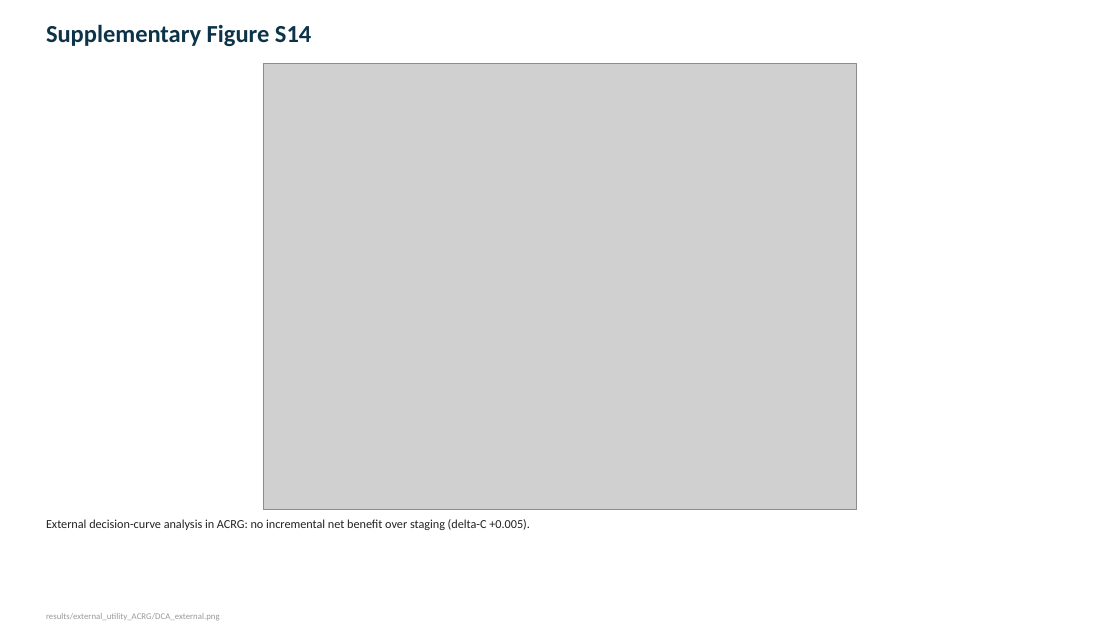
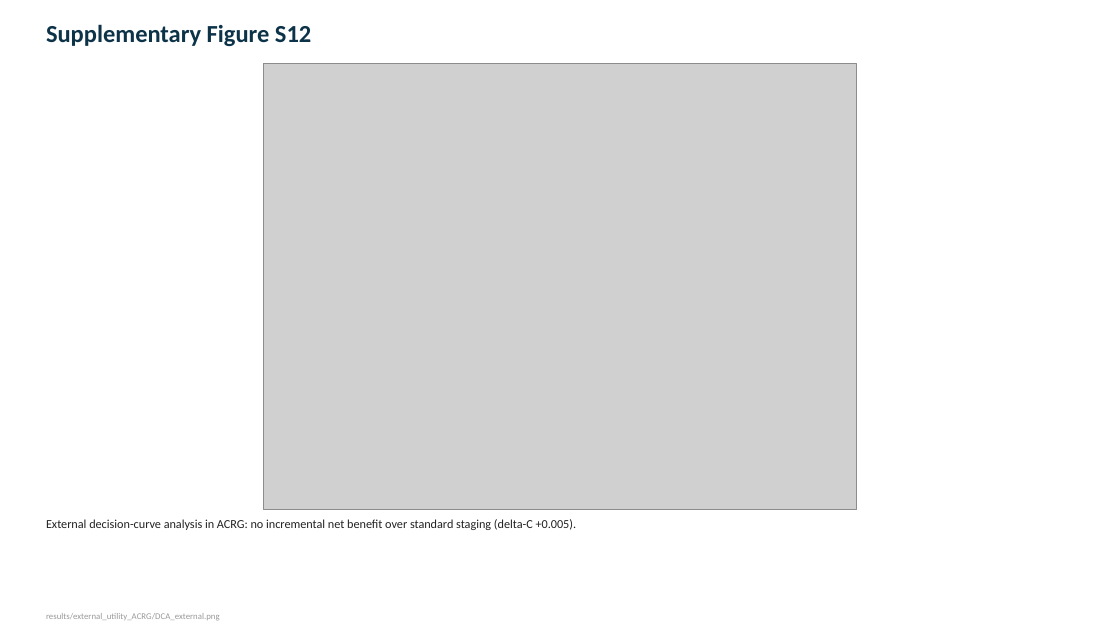
Before and after one commit to sreyacv1/GASTRIC-CANCER, a slide deck: slide 43 of FIGURES.pptx (slide 23 before the commit). Drawn at 1120x630 pixels with LibreOffice and Linux fonts; fonts in the diff are those of the drawing; grey boxes stand for pictures. Boxes give left, top, right and bottom in pixels: in the first picture for what was removed or moved away, otherwise in the second. Text is boxed around its words. In the diff, an @@ line names an element or a change of style, - is before the commit and + after.

Commit message:
Fully un-panel main figures 1-8 into 49 single-panel images; regenerate Fig1-4 panels from source

```diff
--- a/FIGURES.pptx
+++ b/FIGURES.pptx
@@ text at (46, 24, 311, 46): text changed @@
-Supplementary Figure S14
+Supplementary Figure S12
@@ text at (46, 519, 577, 530): text changed @@
-External decision-curve analysis in ACRG: no incremental net benefit over staging (delta-C +0.005).
+External decision-curve analysis in ACRG: no incremental net benefit over standard staging (delta-C +0.005).
```
Also in this commit, not shown: 26 other slides changed, 23 slides added, 2 slides removed, 14 other files.
